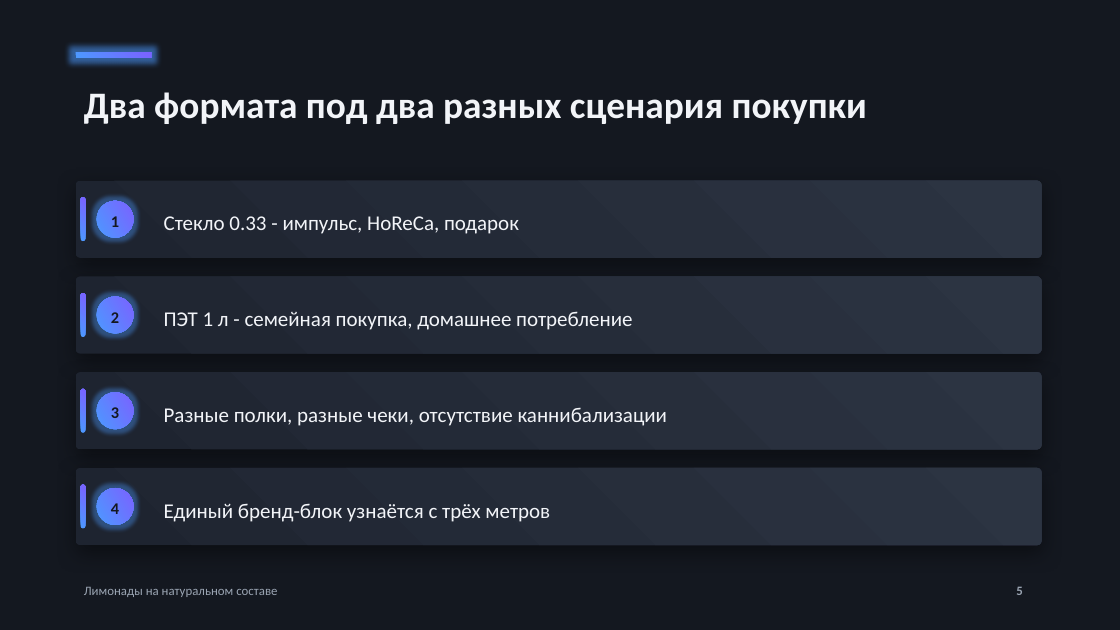
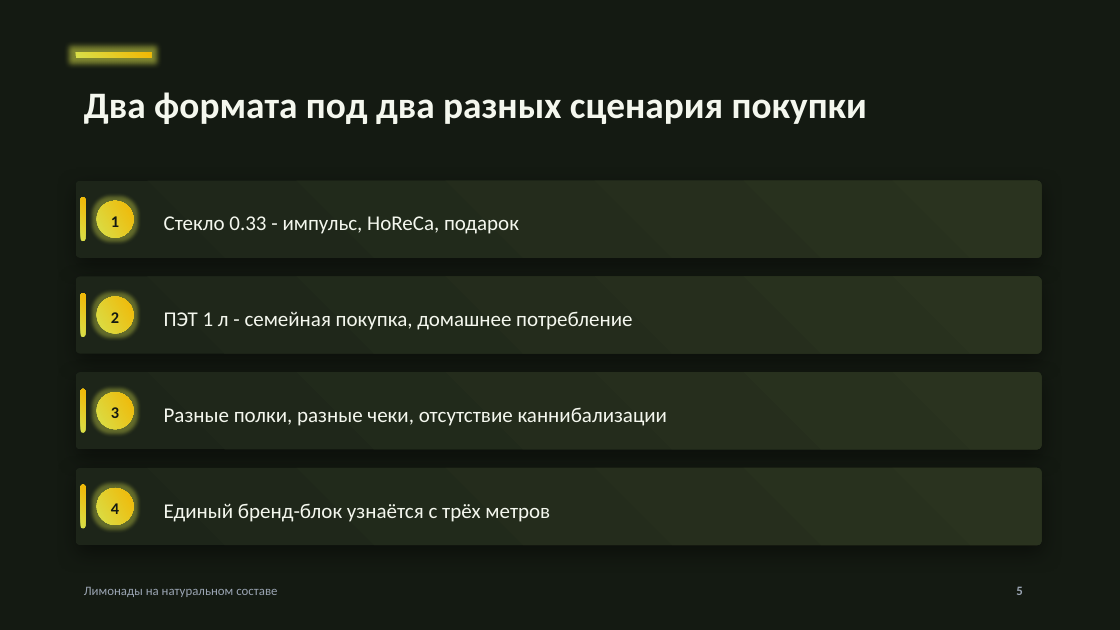
Before and after one commit to SVN-01/portfolio, a slide deck: slide 5 of presentation-limonad/presentation.pptx. Drawn at 1120x630 pixels with LibreOffice and Linux fonts; fonts in the diff are those of the drawing; background and template pictures are left out. Boxes give left, top, right and bottom in pixels: in the first picture for what was removed or moved away, otherwise in the second. Text is boxed around its words. In the diff, an @@ line names an element or a change of style, - is before the commit and + after.

```diff
--- a/presentation-limonad/presentation.pptx
+++ b/presentation-limonad/presentation.pptx
@@ fill gradient #1E2430 to #2C3442 to gradient #1D2519 to #2A331F in 4 elements at (76,181,1042,258), (76,276,1042,354), (76,372,1042,450), (76,468,1042,545) @@
@@ text colour #141820 to #141A12 in 4 elements at (111,216,119,227), (111,312,119,323), (111,407,119,418), (111,503,119,514) @@
@@ fill gradient #4C9AFF to #7B61FF to gradient #D8E04A to #F2B705 in 9 elements at (76,52,151,58), (81,197,86,241), (97,201,134,238), (81,293,86,337), (97,297,134,334), (81,389,86,433), (97,392,134,429), (81,485,86,528), (97,488,134,525) @@
@@ text colour #F2F4F8 to #F4F7EE in 5 elements at (84,92,867,124), (164,216,519,234), (164,311,632,330), (164,407,668,426), (164,503,550,522) @@
```
Also in this commit, not shown: 15 other slides changed, 5 other files.
